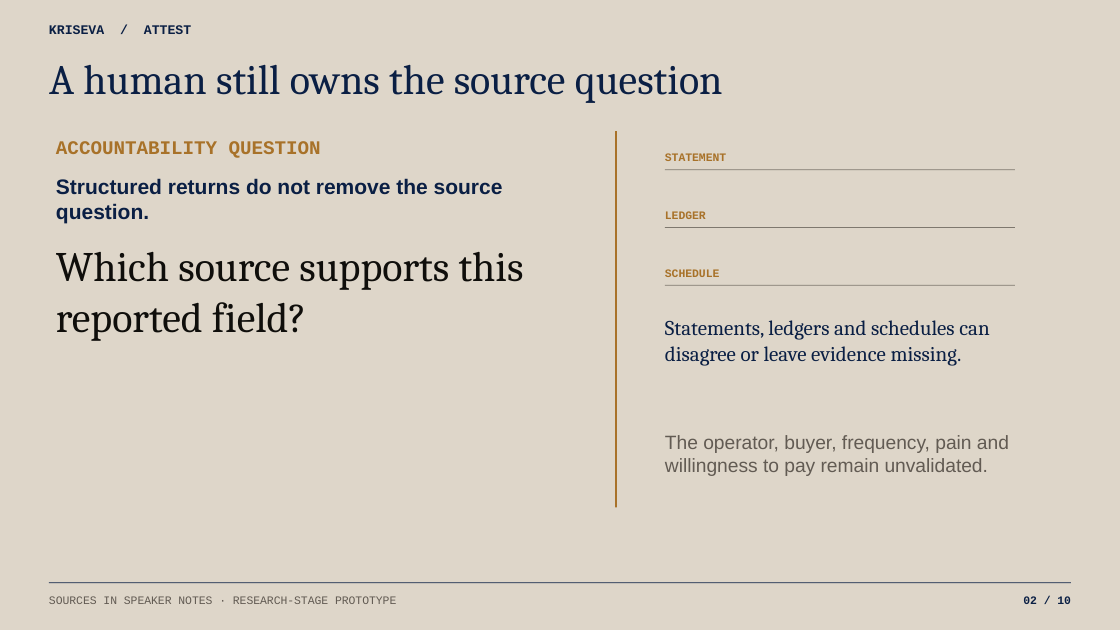
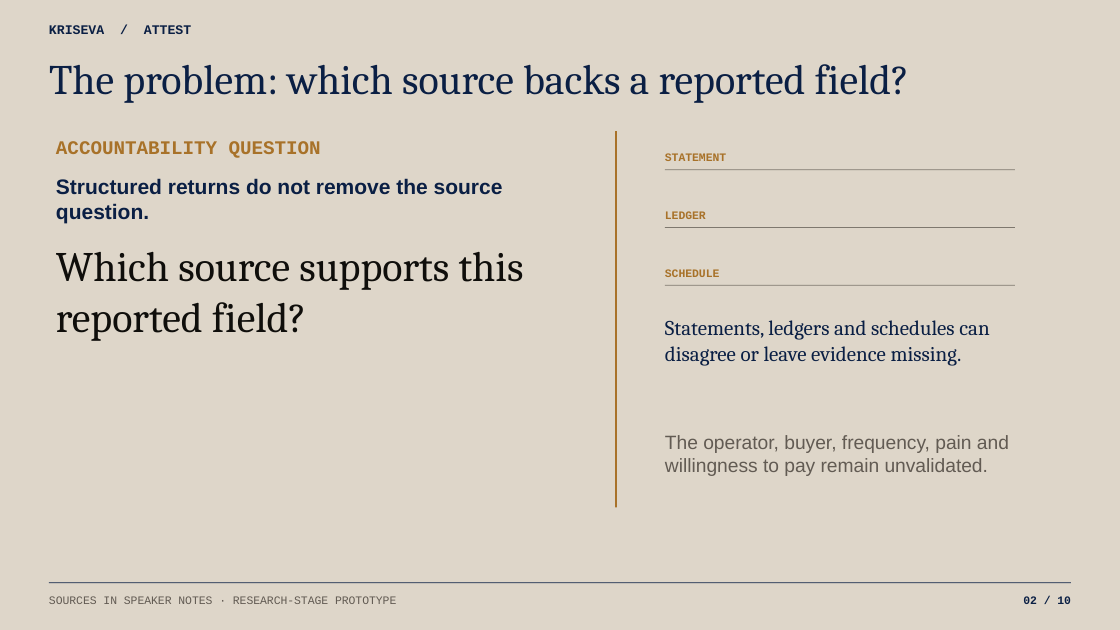
Before and after one commit to ayushtiwary-ops/kriseva-attest, a slide deck: slide 2 of deck/KRISEVA_ATTEST_GIFT_2026.pptx. Drawn at 1120x630 pixels with LibreOffice and Linux fonts; fonts in the diff are those of the drawing. Boxes give left, top, right and bottom in pixels: in the first picture for what was removed or moved away, otherwise in the second. Text is boxed around its words. In the diff, an @@ line names an element or a change of style, - is before the commit and + after.

Commit message:
release: KRISEVA monogram across all surfaces, full README dossier, problem-first deck

```diff
--- a/deck/KRISEVA_ATTEST_GIFT_2026.pptx
+++ b/deck/KRISEVA_ATTEST_GIFT_2026.pptx
@@ text at [49,64,909,103]: text changed @@
-A human still owns the source question
+The problem: which source backs a reported field?
```
Also in this commit, not shown: 1 other slide changed, 49 other files.
